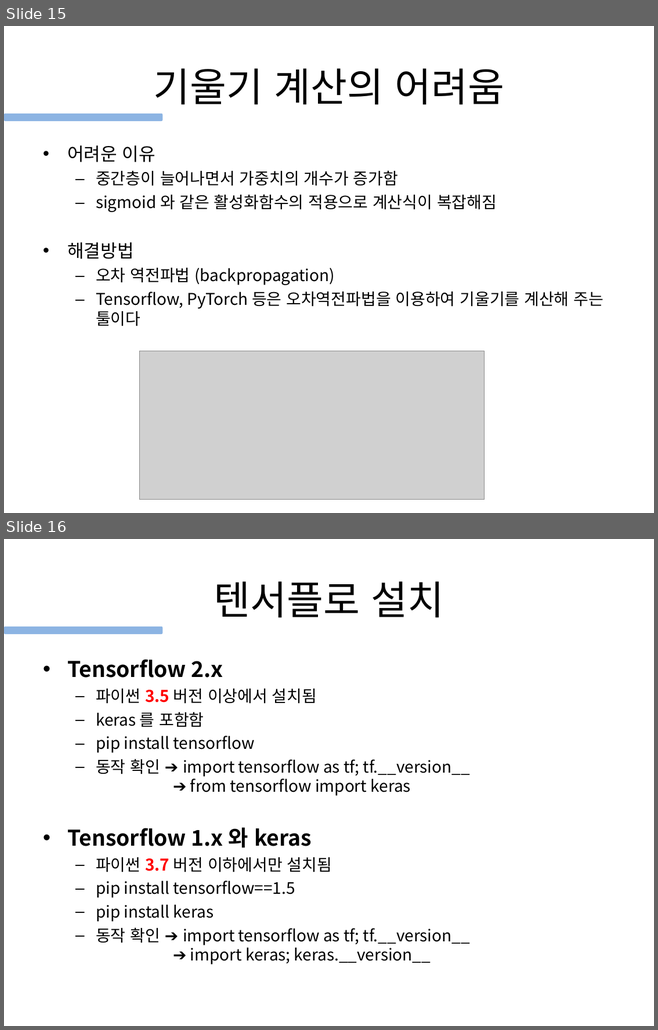
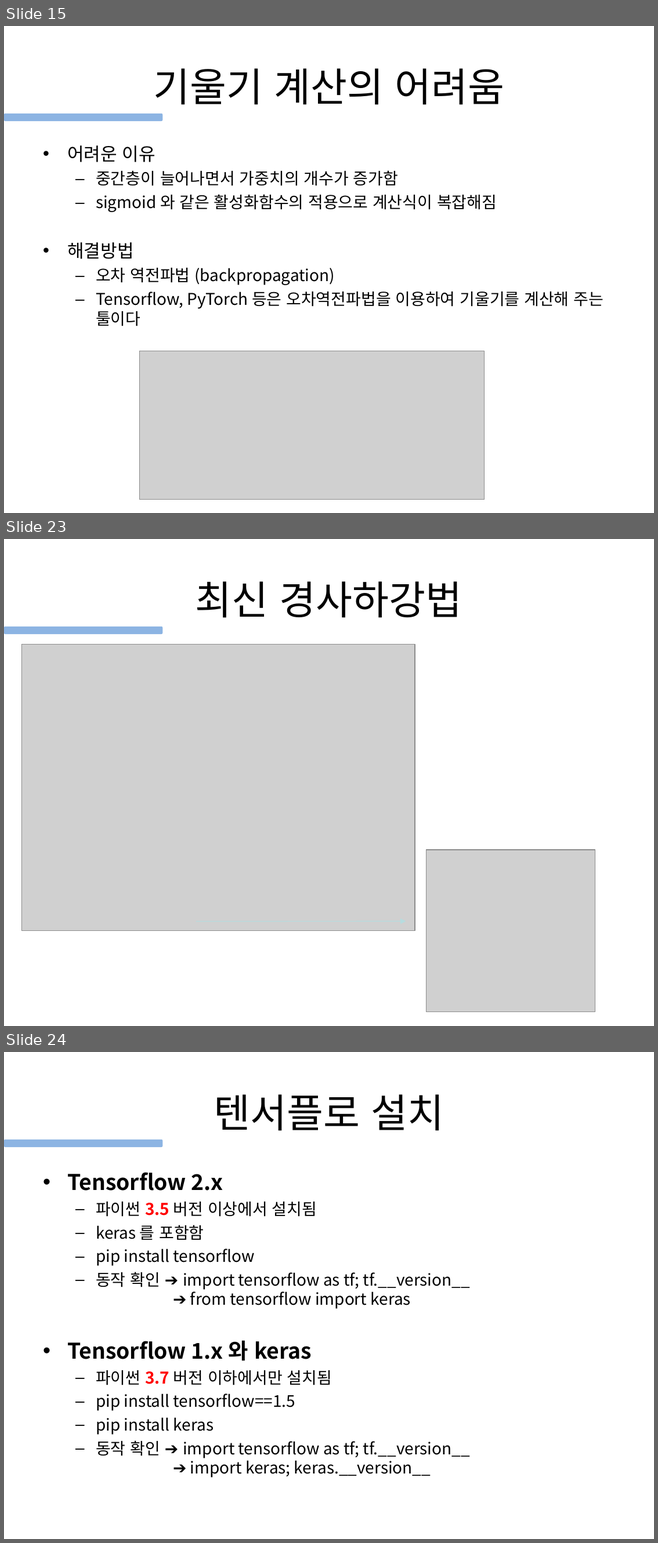
Before and after one commit to gubosd/lecture19, a slide deck: 20210705_4_신경망과딥러닝.ppt. Shown one above the other, each under a label of ours: slides 15 and 16 before the commit, slides 15, 23 and 24 after it; the slides between them are not shown. The pictures are 658x1030 and 658x1543 pixels, drawn with LibreOffice and Linux fonts; fonts in the diff are those of the drawing; grey boxes stand for pictures. Boxes give left, top, right and bottom in pixels: in the first picture for what was removed or moved away, otherwise in the second. Text is boxed around its words. In the diff, an @@ line names an element or a change of style, - is before the commit and + after.

```diff
--- a/20210705_4_신경망과딥러닝.ppt
+++ b/20210705_4_신경망과딥러닝.ppt
@@ slide 23 added at (4,539,654,1026), background #FFFFFF @@
@@ title added at (195,581,462,618), 44 pt, text #000000 @@
+최신 경사하강법
@@ rounded rectangle added at (4,627,162,635), fill #8CB4E3 @@
@@ picture added at (21,644,415,931) @@
@@ picture added at (426,850,595,1012) @@
@@ arrow added from (195, 922) to (405, 922), #B6DCDF 0.74 pt @@
@@ what was slide 16 is now slide 24 @@
```
Also in this commit, not shown: 1 slide changed, 7 other slides added.
